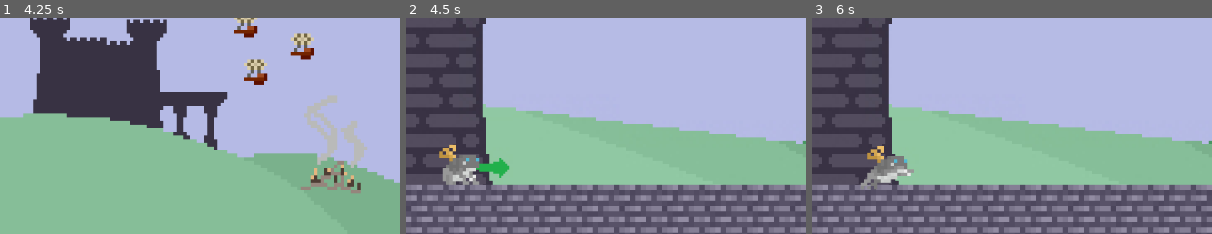
Above: before the commit, frames 1-3 (left to right).
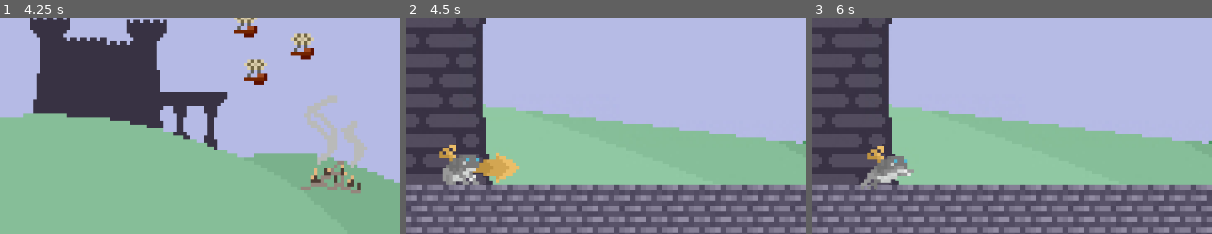
Above: after the commit, the same moments.

Repository: lthammond/CS315-P1-Airship_Assault
Game: Godot game, scene res://src/Title.tscn
Two runs of this game, one before a commit and one after it. Both use one fixed random seed, a clock stepped at 60 frames per second and the inputs below.
Inputs:
- Up to frame 1 (4.25 s): hold Down (decrease_angle) 0.53-1.28 s; tap Left (decrease_strength) at 1.35 s; hold Up (increase_angle) 2.03-2.78 s; tap Right (increase_strength) at 2.85 s; tap Space (launch) at 3.6 s
- Up to frame 2 (4.5 s): click "Defend!" at 4.25 s
- Up to frame 3 (6 s): tap Enter at 5 s; tap Down (decrease_angle) at 5.1 s; tap Space (launch) at 5.75 s; hold Left (decrease_strength) from 5.78 s (still down)
The pictures show only the part of the screen within x 0-50%, y 50-100%; the shares and areas given below are measured in that part.

Frame 1 is identical in both runs. In frame 2, 0.8% of the frame differs, in the area x 16-29%, y 62-77%; in frame 3, nothing differs.

Commit message:
Update ArrowIndicator sprite

Diff:
--- a/project/src/ArrowIndicator.gd
+++ b/project/src/ArrowIndicator.gd
@@ -3,4 +3,4 @@
 func _process(_delta):
 	set("global_rotation", deg2rad(get_parent().angle))
 	$Sprite.position = Vector2(get_parent().strength, 0)
-	$Sprite.scale = Vector2(get_parent().strength/30, 1)
+	$Sprite.scale = Vector2(get_parent().strength/45, 1)
--- a/project/src/Projectile.tscn
+++ b/project/src/Projectile.tscn
@@ -1,7 +1,7 @@
 [gd_scene load_steps=6 format=2]
 
 [ext_resource path="res://src/Projectile.gd" type="Script" id=1]
-[ext_resource path="res://assets/placeholderArrow.png" type="Texture" id=2]
+[ext_resource path="res://assets/Arrow.png" type="Texture" id=2]
 [ext_resource path="res://src/ArrowIndicator.gd" type="Script" id=3]
 [ext_resource path="res://assets/Frog1.png" type="Texture" id=4]
 [ext_resource path="res://assets/FrogRibbit.wav" type="AudioStream" id=5]
@@ -22,7 +22,8 @@
 script = ExtResource( 3 )
 
 [node name="Sprite" type="Sprite" parent="ArrowIndicator"]
-position = Vector2( 30, 0 )
+position = Vector2( 45, 0 )
+scale = Vector2( 1, 0.75 )
 texture = ExtResource( 2 )
 
 [node name="JumpSound" type="AudioStreamPlayer2D" parent="."]
Binary file added: project/assets/Arrow.png
Not shown, added: project/assets/Arrow.png.import
Binary file changed: project/assets/placeholderArrow.png
